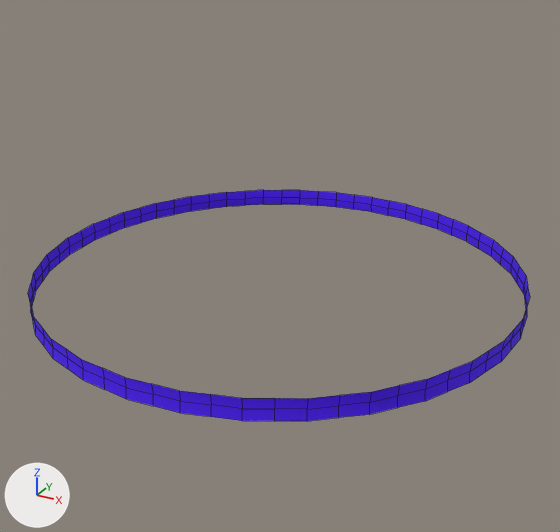
Renders of the OBJ model android/assets/models/ring/ring.obj from each side of a commit.
Both versions are drawn from a 50 mm lens placed at (7.19, -13.04, 6.84), pointed at (-0.04, 0.11, 0.27). The axes (+X, +Y, +Z) are drawn at lower left. The lights are the same throughout. Mesh edges are drawn as thin lines. Where no turn or scale is listed for an object, it has been applied to the vertices.
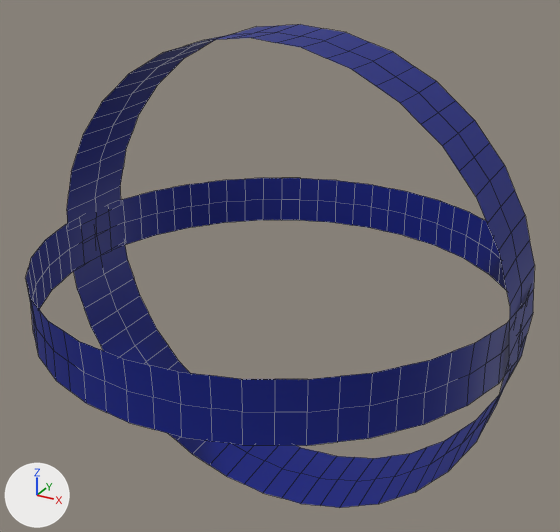
What differs and where, as boxes (x1, y1, x2, y2) in the pictures (560 x 532 px):
'Sphere', recoloured, mesh rescaled (16% taller): before (28, 190, 530, 421); after (26, 178, 530, 446)
'Sphere.001', added (blue): after (67, 24, 534, 508)

What changed in the scene script:
```text
Add mat_material:
    mat_material = principled_material('Material')
    mat_material.base_color = (0.0, 0.00831, 0.22)  # blue #001781
    mat_material.roughness = 0.542
Change me_sphere:
    where me_sphere.from_pydata(...)  # 192 vertices, 128 faces; spans x -5.03..5.03, y -5.03..5.03, z -0.07..0.34
    used by ob_sphere; location = (0.0, 0.0, 0.0)
    remove me_sphere.materials.append(mat_material_001)  # purple #4e13ff
    me_sphere part 1: the whole mesh is scaled about its middle by (1, 1, 2.93), then moved by (0.0, 0.0, -0.06)
    add me_sphere.materials.append(mat_material)  # blue #001781
Add me_sphere_001:
    me_sphere_001.from_pydata(...)  # 192 vertices, 128 faces; spans x -5.03..5.03, y -1.01..1.09, z -5.05..5.08
    me_sphere_001.materials.append(mat_material)  # blue #001781
Add ob_sphere_001:
    ob_sphere_001 = bpy.data.objects.new('Sphere.001', me_sphere_001)
    ob_sphere_001.location = (0.0, 0.0, 0.0)
```
